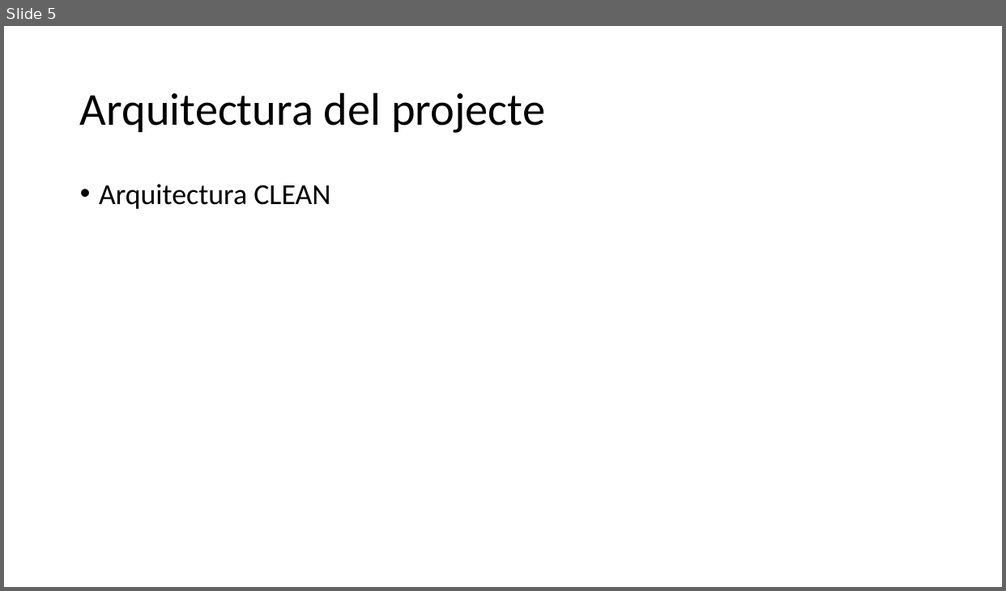
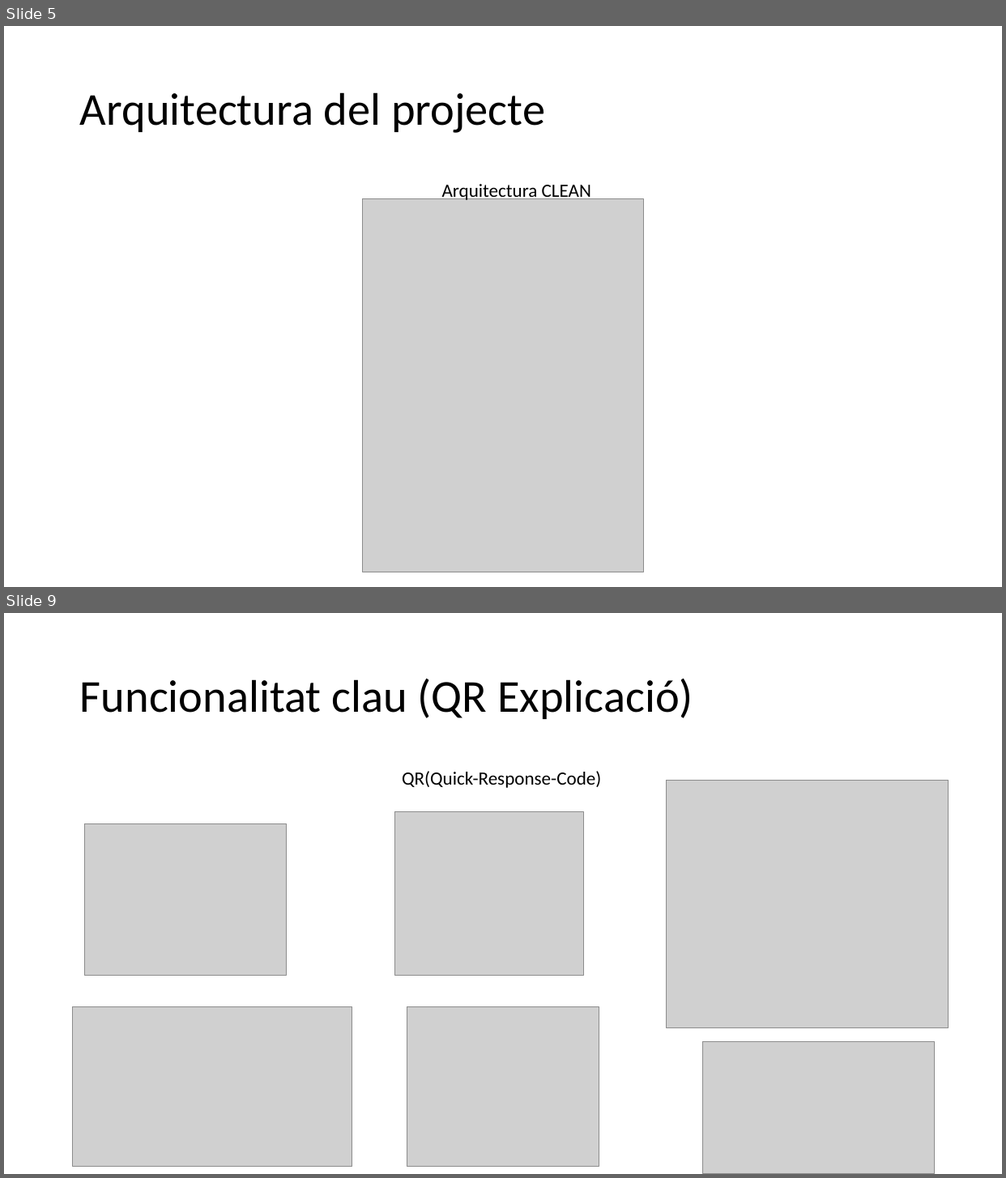
Before and after one commit to JoelFusterBosch/Projecte_Final_DAM_Gestio-_d_una_falla, a slide deck: Presentació/Gestió d’una falla.pptx. Shown one above the other, each under a label of ours: slide 5 before the commit, slides 5 and 9 after it; the slides between them are not shown. The pictures are 1006x591 and 1006x1178 pixels, drawn with LibreOffice and Linux fonts; fonts in the diff are those of the drawing; grey boxes stand for pictures. Boxes give left, top, right and bottom in pixels: in the first picture for what was removed or moved away, otherwise in the second. Text is boxed around its words. In the diff, an @@ line names an element or a change of style, - is before the commit and + after.

```diff
--- a/Presentació/Gestió d’una falla.pptx
+++ b/Presentació/Gestió d’una falla.pptx
@@ slide 9 added at (4,613,1002,1174), background #FFFFFF @@
@@ title added at (80,679,693,719), 44 pt, text #000000 @@
+Funcionalitat clau (QR Explicació)
@@ text added at (402,771,601,788), 18 pt, text #000000 @@
+QR(Quick-Response-Code)
@@ picture added at (667,780,948,1028) @@
@@ picture added at (85,824,287,975) @@
@@ picture added at (394,812,583,975) @@
@@ picture added at (73,1007,352,1167) @@
@@ picture added at (407,1007,599,1167) @@
@@ picture added at (703,1042,935,1174) @@
@@ slide 5 changed as well @@
@@ text "Arquitectura CLEAN": place and size @@
-text "Arquitectura CLEAN" at (99,184,330,209)
+text "Arquitectura CLEAN" at (442,184,591,203)
@@ text "Arquitectura CLEAN" at (442,184,591,203): size 28 to 18 pt; bullet • to none; line spacing 0.9 to 1; less space between paragraphs @@
@@ picture added at (363,199,643,572) @@
```
Also in this commit, not shown: 3 other slides changed, 8 other slides added, 3 slides removed, 11 other files.
